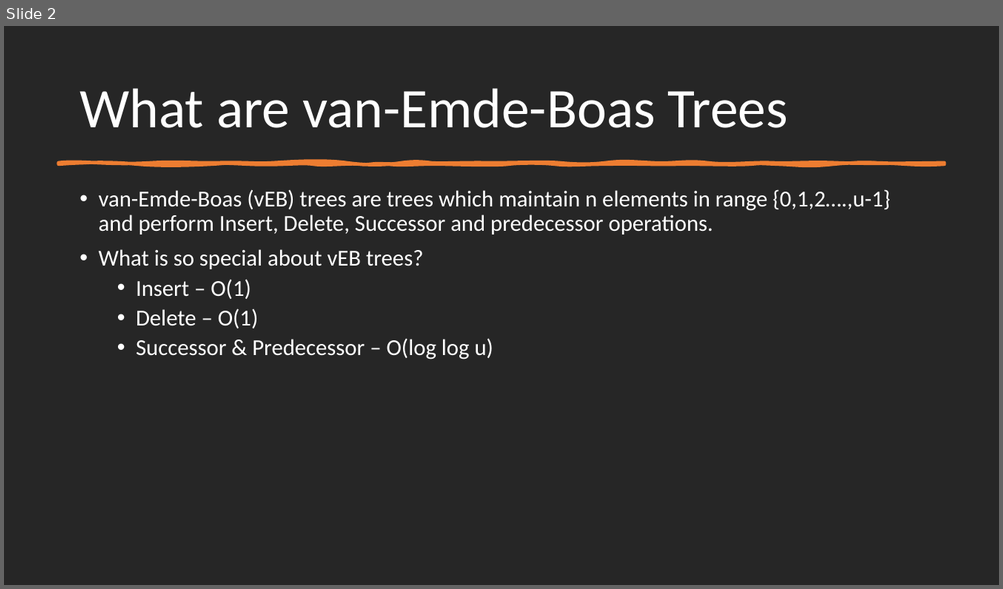
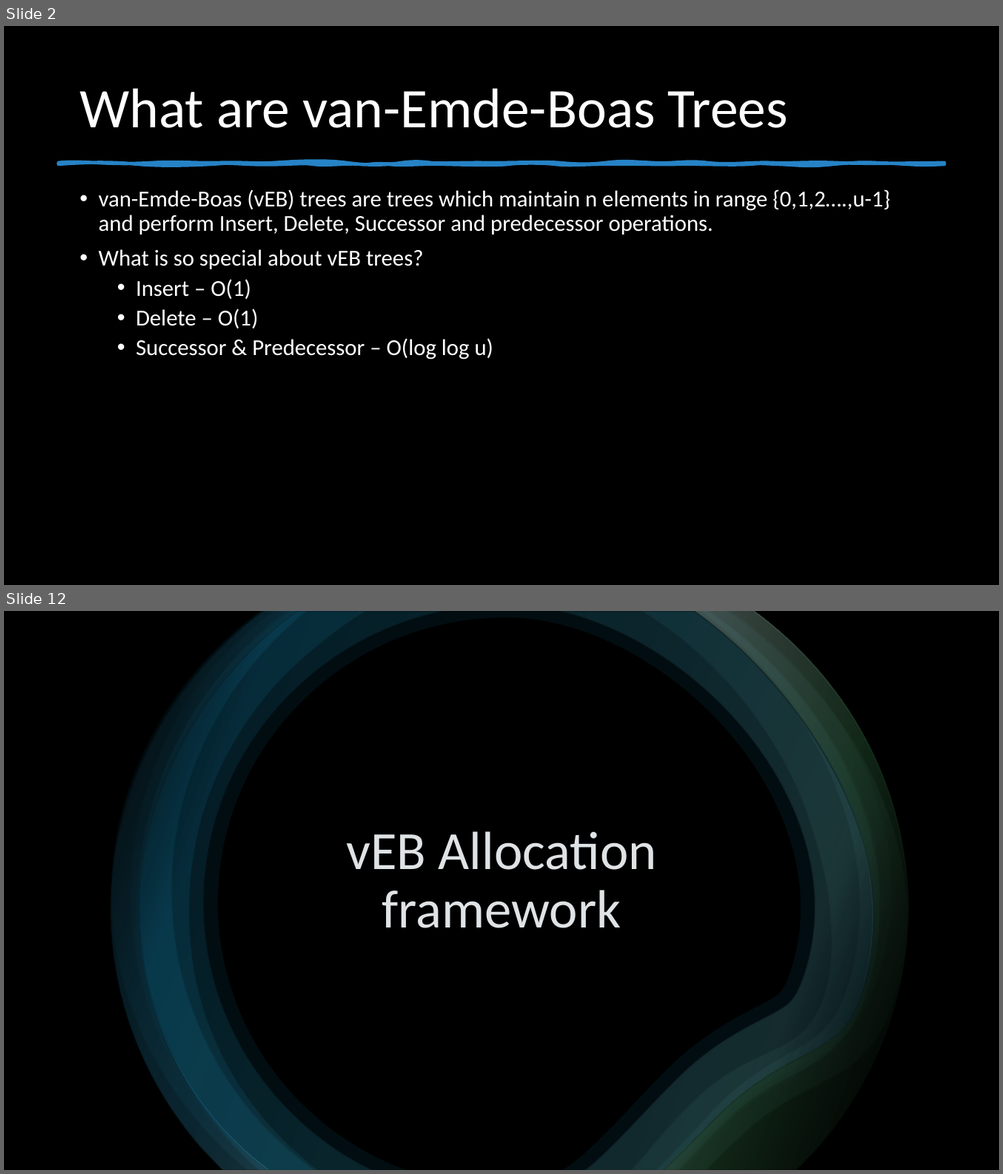
Before and after one commit to drdholu/van-Emde-Boas, a slide deck: vEB Allocation Framework.pptx. Shown one above the other, each under a label of ours: slide 2 before the commit, slides 2 and 12 after it; the slides between them are not shown. The pictures are 1003x589 and 1003x1174 pixels, drawn with LibreOffice and Linux fonts; fonts in the diff are those of the drawing. Boxes give left, top, right and bottom in pixels: in the first picture for what was removed or moved away, otherwise in the second. Text is boxed around its words. In the diff, an @@ line names an element or a change of style, - is before the commit and + after.

```diff
--- a/vEB Allocation Framework.pptx
+++ b/vEB Allocation Framework.pptx
@@ slide 12 added at (x1=4, y1=611, x2=999, y2=1170), background #000000 @@
@@ rectangle added at (x1=4, y1=611, x2=999, y2=1170), fill #000000 @@
@@ group added at (x1=111, y1=611, x2=908, y2=1170): 7 freeform shapes @@
@@ title added at (x1=346, y1=832, x2=657, y2=928), 52 pt, text #DFE3E5 @@
+vEB Allocation framework
@@ slide 2 changed as well @@
@@ background #262626 to #000000 @@
@@ freeform shape at (x1=59, y1=163, x2=944, y2=164): fill #ED7D31 to #2683C6; outline #ED7D31 3.25 pt to #2683C6 3.25 pt @@
```
Also in this commit, not shown: 8 other slides changed, 5 other slides added, 5 other files.
